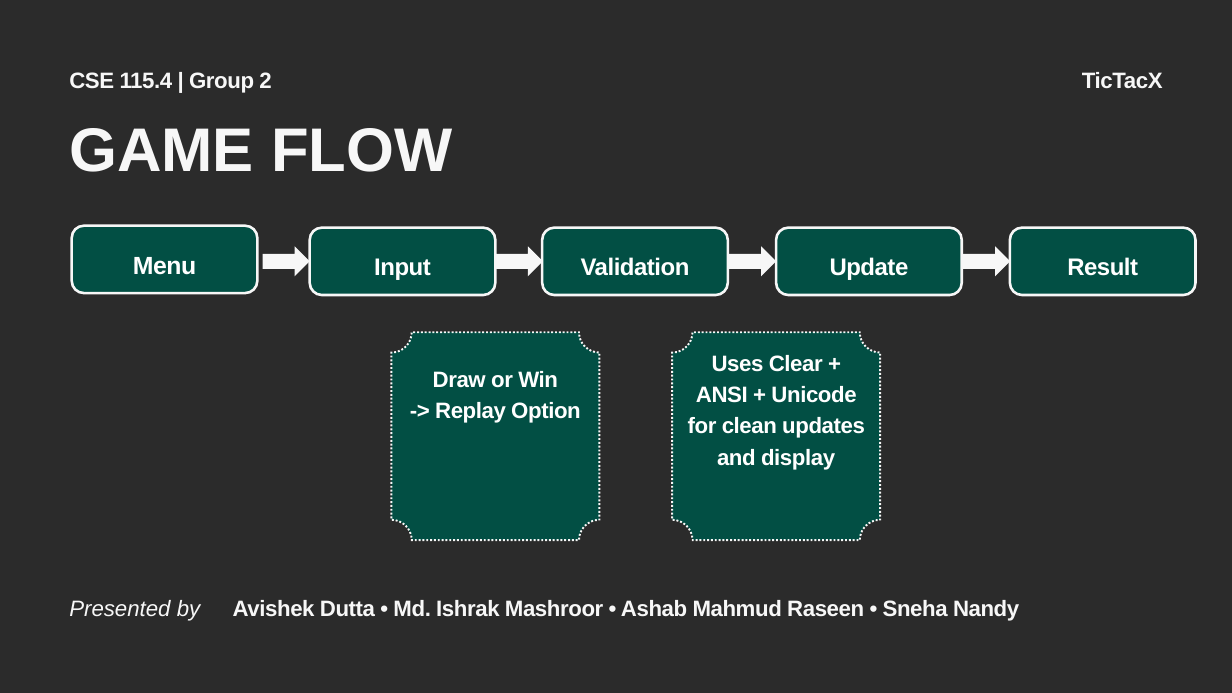
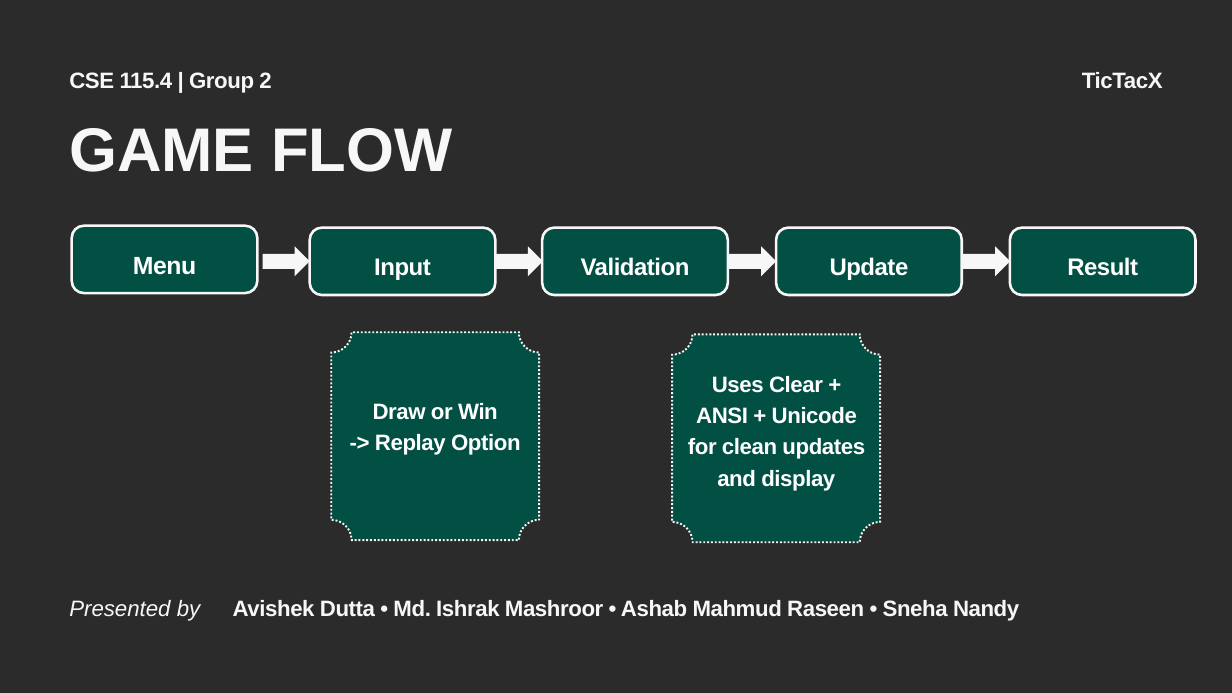
Before and after one commit to tyroruyk/tictacx, a slide deck: slide 8 of others/TicTacX.pptx. Drawn at 1232x693 pixels with LibreOffice and Linux fonts; fonts in the diff are those of the drawing; background and template pictures are left out; a plain dark background stands for a picture behind light text. Boxes give left, top, right and bottom in pixels: in the first picture for what was removed or moved away, otherwise in the second. Text is boxed around its words. In the diff, an @@ line names an element or a change of style, - is before the commit and + after.

Commit message:
design update

```diff
--- a/others/TicTacX.pptx
+++ b/others/TicTacX.pptx
@@ text "Draw or Win": place and size @@
-text "Draw or Win" at box(433, 371, 581, 423)
+text "Draw or Win" at box(373, 403, 521, 455)
@@ freeform shape: place and size @@
-freeform shape at box(391, 332, 599, 540)
+freeform shape at box(331, 332, 540, 540)
@@ freeform shape at box(672, 334, 880, 543): outline redrawn @@
@@ text "Uses Clear + ANSI + ...": place and size @@
-text "Uses Clear + ANSI + ..." at box(688, 355, 865, 470)
+text "Uses Clear + ANSI + ..." at box(688, 376, 865, 491)
```
Also in this commit, not shown: 1 other slide changed, 2 slides added, 2 slides removed.
